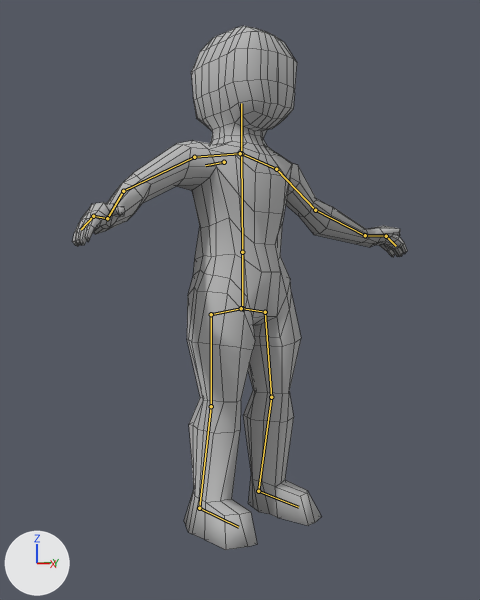
A saved change to the Blender file Tactics/Assets/Meshes/character_body.blend.
Rendered twice from a camera (50 mm lens) standing at (10.84, -9.71, 5.32) and looking at (-0.06, -0.16, 4.84). The lights are fixed; the arrows at lower left show +X, +Y and +Z. The bones that bend it are drawn over the model as lines. Mesh edges are drawn as thin lines.
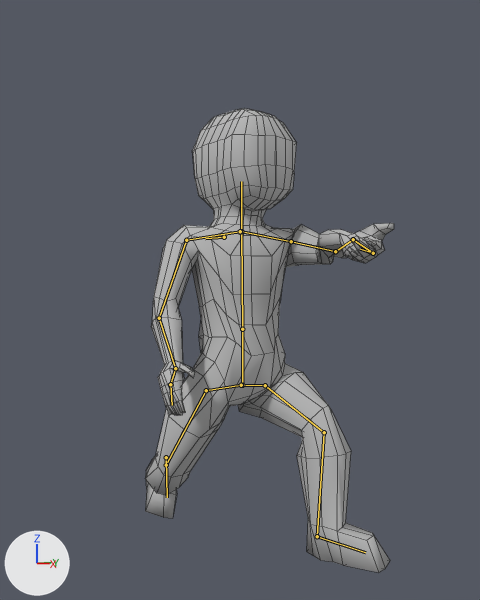
The newer file adds an action. The first version stands in its rest pose; the second is drawn at frame 55 of the action 'Stab'.

Pixel boxes (x1, y1, x2, y2) of what changed, in the pictures (480 x 600 px):
'pCube3', posed (26% narrower, 11% shorter): before (72, 26, 408, 550); after (145, 108, 394, 573)
bone 'Bone', root to tip: before (224, 162) to (205, 165); after (224, 237) to (205, 238)
bone 'LowerBody', root to tip: before (242, 252) to (242, 308); after (242, 329) to (242, 385)
bone 'Knee_R', root to tip: before (265, 312) to (271, 397); after (265, 385) to (324, 432)
bone 'Ankle_R', root to tip: before (271, 397) to (258, 491); after (324, 432) to (317, 536)
bone 'Hip_R.001', root to tip: before (241, 308) to (211, 314); after (241, 385) to (206, 390)
bone 'Knee_R.001', root to tip: before (211, 314) to (211, 406); after (206, 390) to (166, 465)
bone 'Ankle_R.001', root to tip: before (211, 406) to (199, 508); after (166, 465) to (166, 457)
bone 'Foot_R.001', root to tip: before (199, 508) to (238, 527); after (166, 457) to (167, 497)
bone 'UpperBody', root to tip: before (242, 252) to (241, 153); after (242, 329) to (241, 231)
bone 'Elbow_R', root to tip: before (276, 169) to (315, 210); after (291, 241) to (335, 251)
bone 'Hand_R', root to tip: before (315, 210) to (365, 235); after (335, 251) to (353, 239)
bone 'Hand_R.001', root to tip: before (365, 235) to (386, 236); after (353, 239) to (373, 253)
bone 'Fingers_R', root to tip: before (386, 236) to (396, 246); after (373, 253) to (360, 249)
bone 'Head', root to tip: before (241, 153) to (241, 103); after (241, 231) to (241, 181)
bone 'Elbow_R.001', root to tip: before (194, 157) to (123, 191); after (186, 240) to (159, 318)

The change, as a diff of the scene's bpy script:
```diff
--- a/Tactics/Assets/Meshes/character_body.blend.py
+++ b/Tactics/Assets/Meshes/character_body.blend.py
@@ bone_bone @@
 bone_bone = bpy.data.objects['Armature'].pose.bones['Bone']
-bone_bone.location = (0.0, 0.0, 0.0)
+bone_bone.location = (-1.71, 0.0, 0.0)
@@ bone_lowerbody @@
 bone_lowerbody = bpy.data.objects['Armature'].pose.bones['LowerBody']
-bone_lowerbody.location = (0.0, 0.0, 0.0)
+bone_lowerbody.location = (0.0, 1.71, 0.0)
@@ bone_knee_r @@
 bone_knee_r = bpy.data.objects['Armature'].pose.bones['Knee_R']  # child of 'Hip_R'
-bone_knee_r.rotation_quaternion = (1.0, 0.0, 0.0, 0.0)  # degrees (0, 0, 0)
+bone_knee_r.rotation_quaternion = (0.863, -0.505, -0.002, -0.004)  # degrees (-61, 0, 0)
@@ bone_ankle_r @@
 bone_ankle_r = bpy.data.objects['Armature'].pose.bones['Ankle_R']  # child of 'Knee_R'
-bone_ankle_r.rotation_quaternion = (1.0, 0.0, 0.0, 0.0)  # degrees (0, 0, 0)
+bone_ankle_r.rotation_quaternion = (0.885, 0.466, 0.0, 0.0)  # degrees (56, 0, 0)
@@ bone_hip_r_001 @@
 bone_hip_r_001 = bpy.data.objects['Armature'].pose.bones['Hip_R.001']  # child of 'LowerBody'
-bone_hip_r_001.rotation_quaternion = (1.0, 0.0, 0.0, 0.0)  # degrees (0, 0, 0)
+bone_hip_r_001.rotation_quaternion = (0.967, 0.029, 0.035, -0.252)  # degrees (2, 5, -29)
@@ bone_knee_r_001 @@
 bone_knee_r_001 = bpy.data.objects['Armature'].pose.bones['Knee_R.001']  # child of 'Hip_R.001'
-bone_knee_r_001.rotation_quaternion = (1.0, 0.0, 0.0, 0.0)  # degrees (0, 0, 0)
+bone_knee_r_001.rotation_quaternion = (0.958, 0.111, 0.162, 0.21)  # degrees (17, 15, 27)
@@ bone_ankle_r_001 @@
 bone_ankle_r_001 = bpy.data.objects['Armature'].pose.bones['Ankle_R.001']  # child of 'Knee_R.001'
-bone_ankle_r_001.rotation_quaternion = (1.0, 0.0, 0.0, 0.0)  # degrees (0, 0, 0)
+bone_ankle_r_001.rotation_quaternion = (0.88, 0.468, -0.036, 0.076)  # degrees (56, -8, 6)
@@ bone_foot_r_001 @@
 bone_foot_r_001 = bpy.data.objects['Armature'].pose.bones['Foot_R.001']  # child of 'Ankle_R.001'
-bone_foot_r_001.rotation_quaternion = (1.0, 0.0, 0.0, 0.0)  # degrees (0, 0, 0)
+bone_foot_r_001.rotation_quaternion = (0.917, 0.203, 0.064, -0.336)  # degrees (20, 15, -38)
@@ bone_upperbody @@
 bone_upperbody = bpy.data.objects['Armature'].pose.bones['UpperBody']
-bone_upperbody.location = (0.0, 0.0, 0.0)
-bone_upperbody.rotation_quaternion = (1.0, 0.0, 0.0, 0.0)  # degrees (0, 0, 0)
+bone_upperbody.location = (0.01, -1.71, 0.03)
+bone_upperbody.rotation_quaternion = (0.959, 0.001, -0.228, 0.003)  # degrees (0, -27, 0)
@@ bone_elbow_r @@
 bone_elbow_r = bpy.data.objects['Armature'].pose.bones['Elbow_R']  # child of 'Shoulder_R'
-bone_elbow_r.rotation_quaternion = (1.0, 0.0, 0.0, 0.0)  # degrees (0, 0, 0)
+bone_elbow_r.rotation_quaternion = (0.726, -0.587, -0.268, 0.239)  # degrees (-80, -6, 42)
@@ bone_hand_r @@
 bone_hand_r = bpy.data.objects['Armature'].pose.bones['Hand_R']  # child of 'Elbow_R'
-bone_hand_r.rotation_quaternion = (1.0, 0.0, 0.0, 0.0)  # degrees (0, 0, 0)
+bone_hand_r.rotation_quaternion = (0.608, 0.197, -0.769, -0.01)  # degrees (-44, -111, 60)
@@ bone_hand_r_001 @@
 bone_hand_r_001 = bpy.data.objects['Armature'].pose.bones['Hand_R.001']  # child of 'Hand_R'
-bone_hand_r_001.rotation_quaternion = (1.0, 0.0, 0.0, 0.0)  # degrees (0, 0, 0)
+bone_hand_r_001.rotation_quaternion = (0.861, -0.039, 0.465, -0.201)  # degrees (-24, 52, -38)
@@ bone_fingers_r @@
 bone_fingers_r = bpy.data.objects['Armature'].pose.bones['Fingers_R']  # child of 'Hand_R.001'
-bone_fingers_r.rotation_quaternion = (1.0, 0.0, 0.0, 0.0)  # degrees (0, 0, 0)
+bone_fingers_r.rotation_quaternion = (0.873, -0.279, -0.146, 0.372)  # degrees (-37, -3, 47)
@@ bone_head @@
 bone_head = bpy.data.objects['Armature'].pose.bones['Head']  # child of 'UpperBody'
-bone_head.rotation_quaternion = (1.0, 0.0, 0.0, 0.0)  # degrees (0, 0, 0)
+bone_head.rotation_quaternion = (0.968, 0.0, 0.203, 0.0)  # degrees (0, 24, 0)
@@ bone_elbow_r_001 @@
 bone_elbow_r_001 = bpy.data.objects['Armature'].pose.bones['Elbow_R.001']  # child of 'Shoulder_R.001'
-bone_elbow_r_001.rotation_quaternion = (1.0, 0.0, 0.0, 0.0)  # degrees (0, 0, 0)
+bone_elbow_r_001.rotation_quaternion = (0.914, -0.283, -0.154, -0.247)  # degrees (-29, -25, -24)
```
